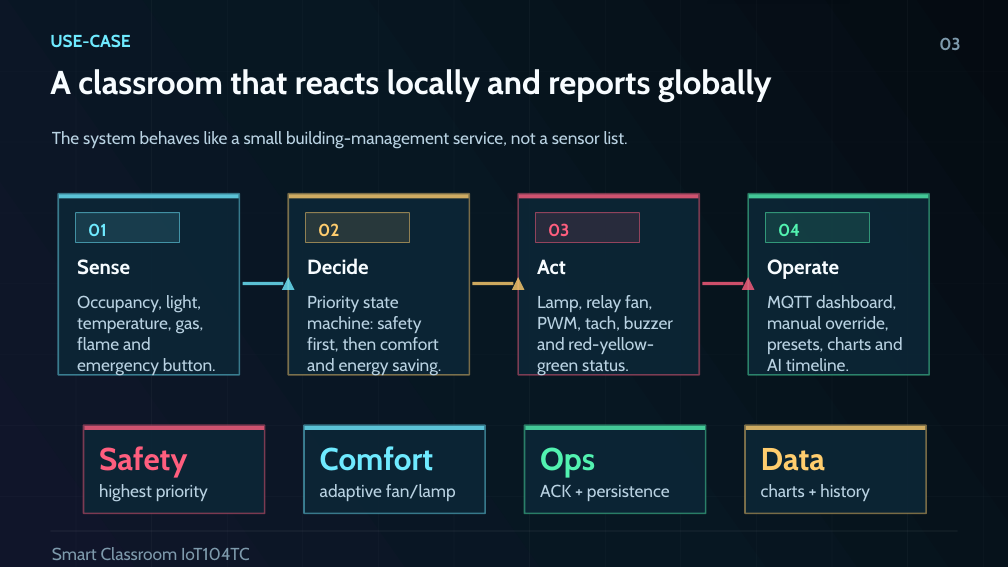
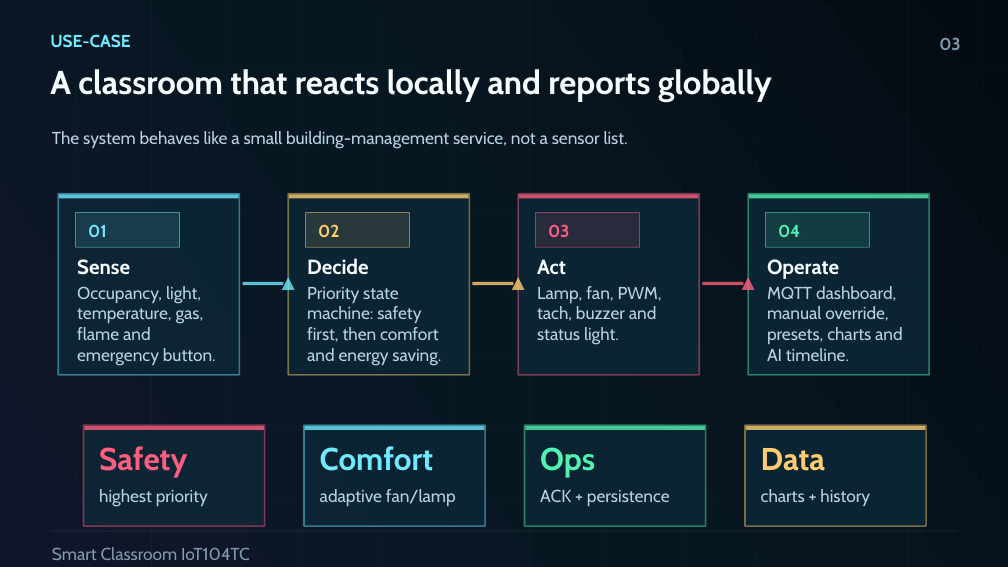
Before and after one commit to 3351666087/desktop-tutorial, a slide deck: slide 3 of docs/presentation/SmartClassroom_IoT104TC_Demo.pptx. Drawn at 1008x567 pixels with LibreOffice and Linux fonts; fonts in the diff are those of the drawing. Boxes give left, top, right and bottom in pixels: in the first picture for what was removed or moved away, otherwise in the second. Text is boxed around its words. In the diff, an @@ line names an element or a change of style, - is before the commit and + after.

Commit message:
Add PPT layout QA to delivery self-check

```diff
--- a/docs/presentation/SmartClassroom_IoT104TC_Demo.pptx
+++ b/docs/presentation/SmartClassroom_IoT104TC_Demo.pptx
@@ rectangle: place and size @@
-rectangle at box(76, 212, 180, 243)
+rectangle at box(76, 212, 180, 247)
@@ rectangle: place and size @@
-rectangle at box(306, 212, 410, 243)
+rectangle at box(306, 212, 410, 247)
@@ rectangle: place and size @@
-rectangle at box(535, 212, 640, 243)
+rectangle at box(535, 212, 640, 247)
@@ rectangle: place and size @@
-rectangle at box(765, 212, 870, 243)
+rectangle at box(765, 212, 870, 247)
@@ text "Occupancy, light, temperature, gas, flame ...": place and size @@
-text "Occupancy, light, temperature, gas, flame ..." at box(77, 295, 216, 375)
+text "Occupancy, light, temperature, gas, flame ..." at box(77, 286, 216, 366)
@@ text "Priority state machine: safety first, ...": place and size @@
-text "Priority state machine: safety first, ..." at box(307, 296, 441, 375)
+text "Priority state machine: safety first, ..." at box(307, 287, 441, 366)
@@ text at box(537, 286, 662, 345): text changed @@
-Lamp, relay fan, PWM, tach, buzzer and red-yellow-green status.
+Lamp, fan, PWM, tach, buzzer and status light.
@@ text "MQTT dashboard, manual override, presets, ..." rewrapped from box(767, 295, 903, 375) to box(767, 286, 903, 361) @@
@@ rectangle: place and size @@
-rectangle at box(83, 425, 265, 513)
+rectangle at box(83, 425, 265, 526)
@@ rectangle: place and size @@
-rectangle at box(304, 425, 485, 513)
+rectangle at box(304, 425, 485, 526)
@@ rectangle: place and size @@
-rectangle at box(525, 425, 706, 513)
+rectangle at box(525, 425, 706, 526)
@@ rectangle: place and size @@
-rectangle at box(745, 425, 926, 513)
+rectangle at box(745, 425, 926, 526)
@@ text "highest priority": place and size @@
-text "highest priority" at box(99, 484, 208, 502)
+text "highest priority" at box(99, 489, 208, 507)
@@ text "adaptive fan/lamp": place and size @@
-text "adaptive fan/lamp" at box(320, 484, 456, 501)
+text "adaptive fan/lamp" at box(320, 489, 456, 506)
@@ text "ACK + persistence": place and size @@
-text "ACK + persistence" at box(540, 484, 670, 501)
+text "ACK + persistence" at box(540, 489, 670, 506)
@@ text "charts + history": place and size @@
-text "charts + history" at box(761, 484, 870, 501)
+text "charts + history" at box(761, 489, 870, 506)
```
Also in this commit, not shown: 15 other slides changed, 18 other files.
